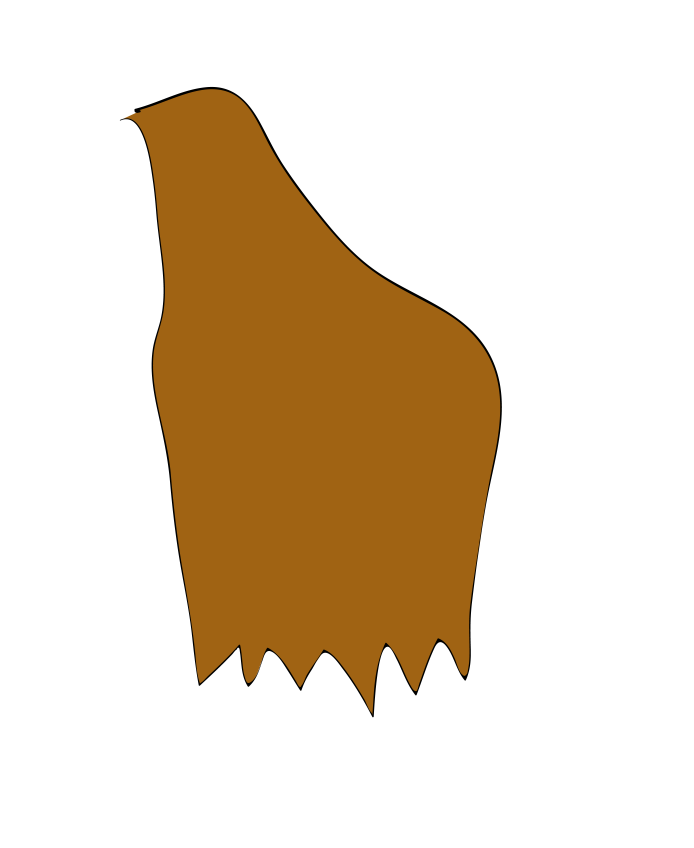
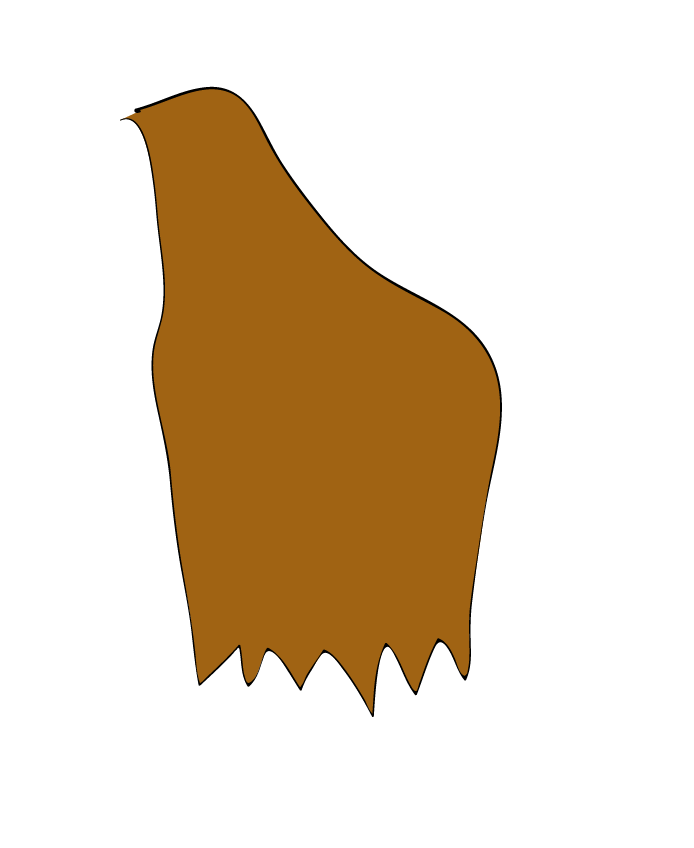
The second 694 × 848 image is a revision of the first. Changes to its layers:
painted on "WornOutBreastPlate" over 119, 86, 502, 718
